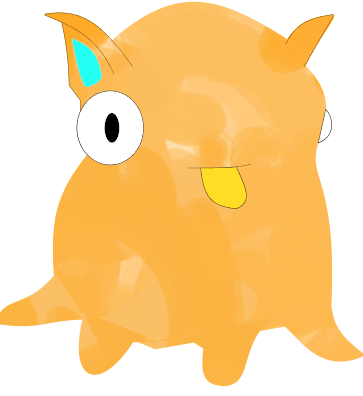
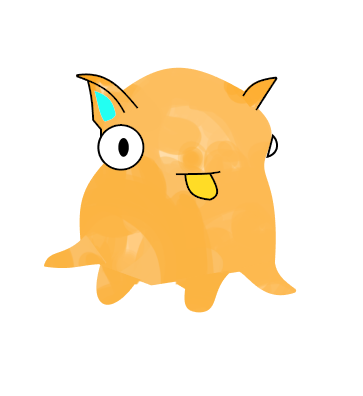
Before/after of a 363 × 396 layered artwork. What changed in the layer stack:
removed layer "Braço4" over [271, 307, 363, 362]
removed layer "Braço3" over [155, 318, 272, 387]
removed layer "Braço2" over [78, 311, 159, 375]
removed layer "Braço1" over [0, 274, 85, 327]
removed layer "OlhoDireito" over [318, 108, 332, 144]
removed layer "OlhoEsquerdo-PartePreta" over [104, 113, 120, 143]
removed layer "OlhoEsquerdo-ParteBranca" over [76, 90, 144, 166]
added layer "OlhoD" above "OlhoE" over [266, 133, 278, 158]
added layer "OlhoE" above "OrelhaD" over [97, 124, 145, 171]
added layer "OrelhaD" above "OrelhaE" over [241, 76, 278, 111]
added layer "OrelhaE" above "Perna3" over [76, 73, 139, 141]
added layer "Perna3" above "Perna4" over [157, 270, 230, 313]
added layer "Perna4" above "Perna2" over [237, 261, 297, 296]
added layer "Perna2" above "Perna1" over [96, 265, 147, 305]
added layer "Perna1" above "Boca" over [44, 235, 107, 268]
painted on "Boca" over [175, 164, 252, 210]
removed layer "Orelha" over [44, 12, 335, 119]
painted on "Corpo" over [52, 1, 333, 350]
